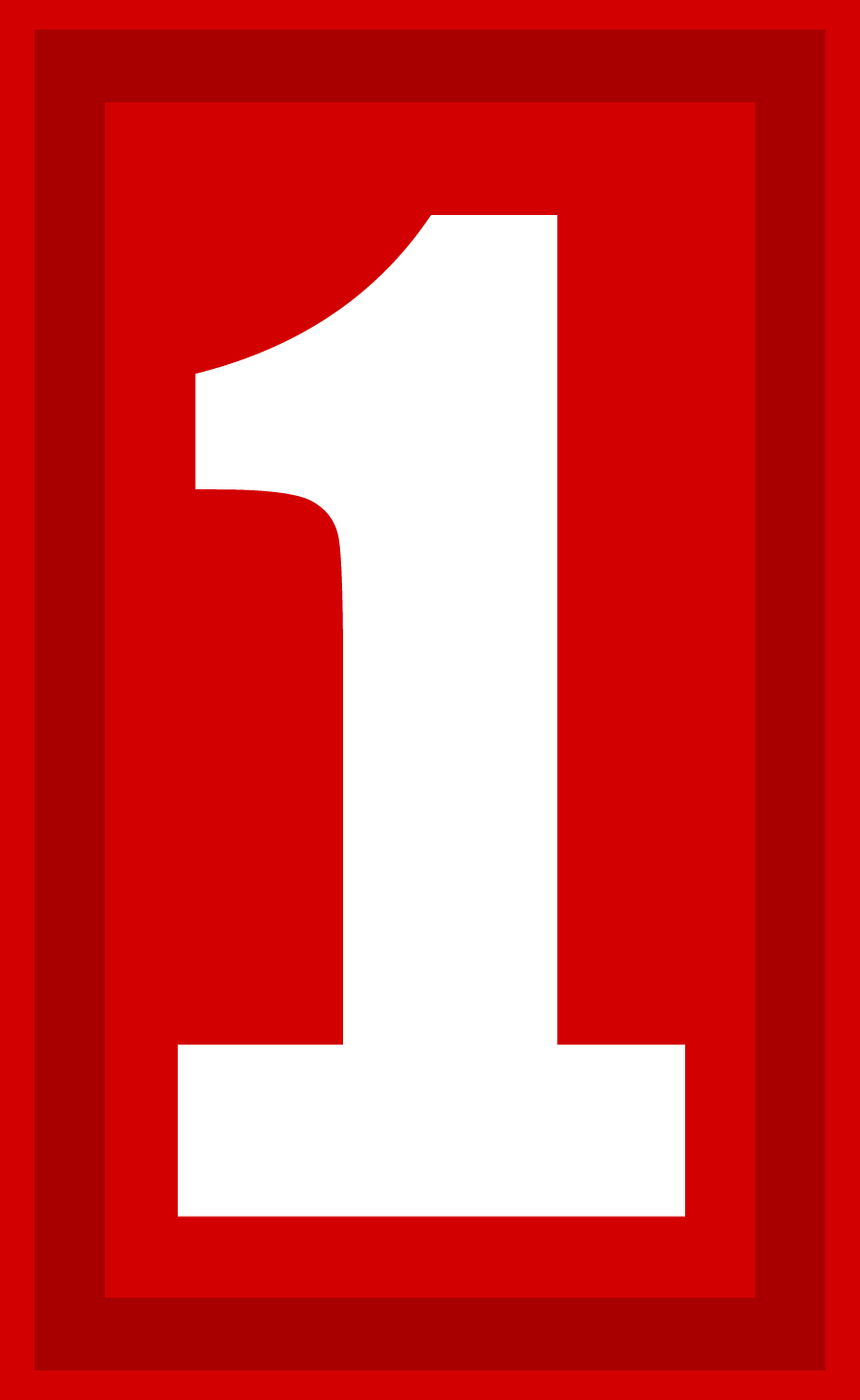
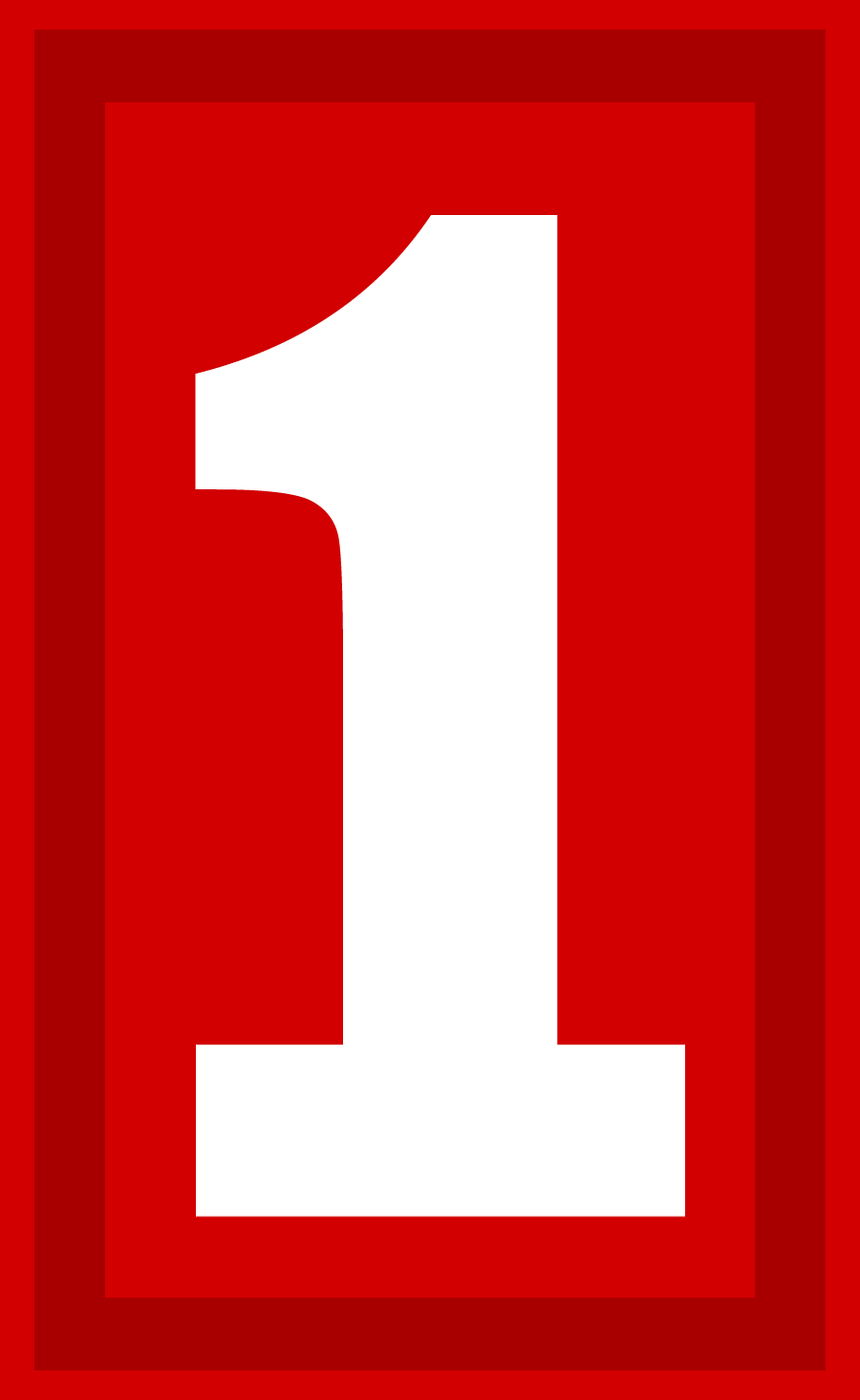
Comparing the layer stacks of the two 860px x 1400px images. Changes:
painted on "1-Bottom" (1st of 2, in "RED") over [177, 1044, 685, 1218]
painted on "1-Bottom" (2nd of 2, in "TAN") over [177, 1044, 685, 1218]
